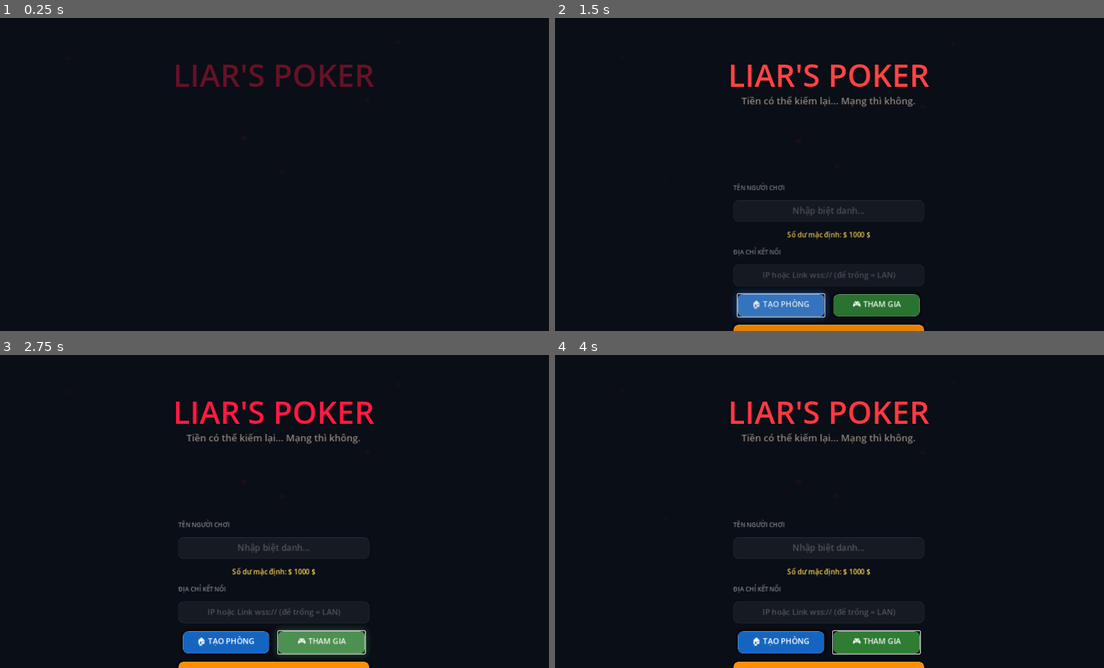
Above: before the commit, frames 1-4 (two rows, left to right).
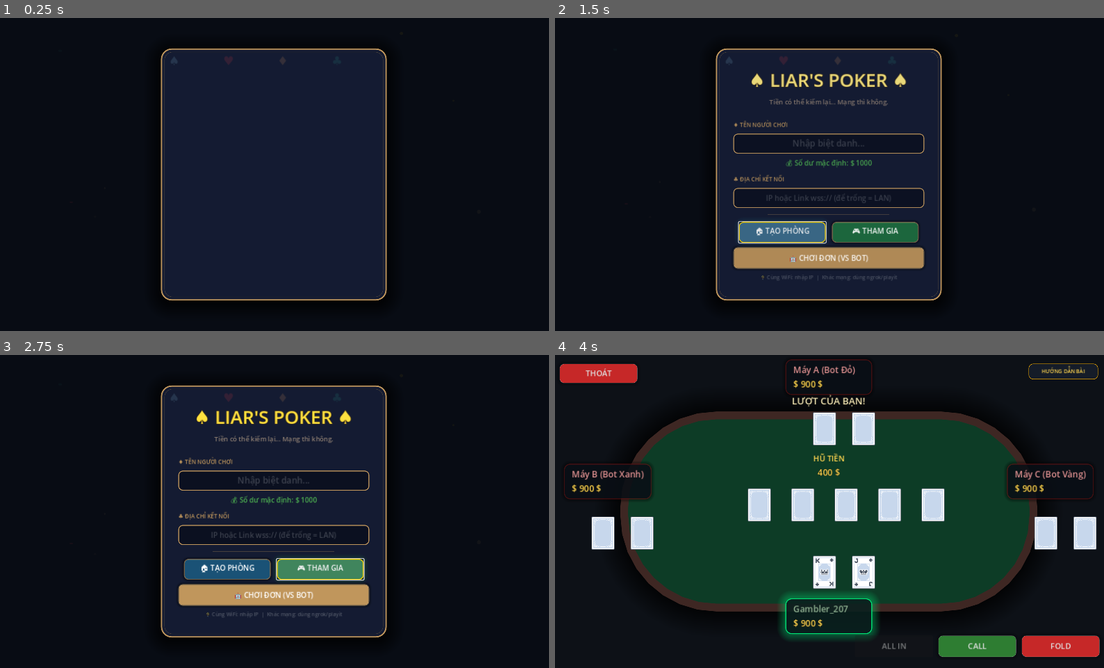
Above: after the commit, the same moments.

Repository: tquoc00/PokerGame
Game: Godot game, scene res://scenes/main/Menu.tscn
Same seed, same stepped clock (60 frames per second), same inputs: the game is played once before the commit and once after it.
Inputs (mouse positions are in pixels of both pictures, inside the frame that each line leads up to):
- Up to frame 1 (0.25 s): no input
- Up to frame 2 (1.5 s): move the mouse to (950, 158) at 0.52 s; click "🏠 TẠO PHÒNG" at 1.25 s
- Up to frame 3 (2.75 s): click "🎮 THAM GIA" at 2 s
- Up to frame 4 (4 s): click (829, 596) at 2.75 s, where only the run after the commit has a clickable "🤖 CHƠI ĐƠN (VS BOT)"; click (609, 602) at 3.5 s, where only the run after the commit has a clickable "CHIA BÀI"

The runs differ from the first frame. In frame 1, 33% of the frame differs, in the area x 29-71%, y 9-91%; in frame 2, 28%; in frame 3, 28%; in frame 4, 52%, in the area x 0-100%, y 1-100%.

Commit message:
Redesign Main Menu with premium casino card panel, gold borders, suit decorations, and color-coded money display

Diff:
--- a/scripts/ui/MainMenu.gd
+++ b/scripts/ui/MainMenu.gd
@@ -17,147 +17,195 @@
 # MENU KHỞI TẠO
 # ============================================================
 func _ready():
-	# Xóa UI cũ (giữ lại background nếu có)
 	for c in get_children():
 		c.queue_free()
 
-	# === BACKGROUND GRADIENT PREMIUM ===
+	# === BACKGROUND ===
 	var bg = ColorRect.new()
-	bg.color = Color("#0a0e17")
+	bg.color = Color("#080c14")
 	bg.set_anchors_preset(Control.PRESET_FULL_RECT)
 	add_child(bg)
 
-	# === Animated particle-like decorations ===
+	# === Vignette overlay ===
 	_create_ambient_particles()
 
-	# === TITLE ===
+	# === MAIN CARD PANEL (trung tâm, phong cách bảng gỗ casino) ===
+	var card_panel = Panel.new()
+	var cp_style = StyleBoxFlat.new()
+	cp_style.bg_color = Color(0.08, 0.11, 0.20, 0.97)
+	cp_style.set_border_width_all(3)
+	cp_style.border_color = Color("#c0965c")
+	cp_style.set_corner_radius_all(24)
+	cp_style.shadow_size = 40
+	cp_style.shadow_color = Color(0, 0, 0, 0.7)
+	cp_style.shadow_offset = Vector2(0, 6)
+	card_panel.add_theme_stylebox_override("panel", cp_style)
+	card_panel.custom_minimum_size = Vector2(520, 580)
+
+	var card_center = CenterContainer.new()
+	card_center.set_anchors_preset(Control.PRESET_FULL_RECT)
+	card_center.mouse_filter = Control.MOUSE_FILTER_IGNORE
+	add_child(card_center)
+	card_center.add_child(card_panel)
+
+	# === Viền vàng trang trí bên trong panel ===
+	var inner_border = Panel.new()
+	var ib_style = StyleBoxFlat.new()
+	ib_style.bg_color = Color(0, 0, 0, 0)
+	ib_style.set_border_width_all(1)
+	ib_style.border_color = Color(0.75, 0.60, 0.35, 0.35)
+	ib_style.set_corner_radius_all(18)
+	inner_border.add_theme_stylebox_override("panel", ib_style)
+	inner_border.set_anchors_preset(Control.PRESET_FULL_RECT)
+	inner_border.offset_left = 8; inner_border.offset_right = -8
+	inner_border.offset_top = 8; inner_border.offset_bottom = -8
+	inner_border.mouse_filter = Control.MOUSE_FILTER_IGNORE
+	card_panel.add_child(inner_border)
+
+	# === Suit decorations (♠ ♥ ♦ ♣) ===
+	var suits = ["♠", "♥", "♦", "♣"]
+	var suit_colors = [Color("#8ecae6"), Color("#e63946"), Color("#f4a261"), Color("#2a9d8f")]
+	for i in 4:
+		var s_lbl = Label.new()
+		s_lbl.text = suits[i]
+		s_lbl.add_theme_font_size_override("font_size", 28)
+		s_lbl.add_theme_color_override("font_color", Color(suit_colors[i], 0.15))
+		s_lbl.mouse_filter = Control.MOUSE_FILTER_IGNORE
+		card_panel.add_child(s_lbl)
+		s_lbl.position = Vector2(18 + i * 125, 12)
+
+	# === Content margin inside card panel ===
+	var margin = MarginContainer.new()
+	margin.set_anchors_preset(Control.PRESET_FULL_RECT)
+	margin.add_theme_constant_override("margin_left", 40)
+	margin.add_theme_constant_override("margin_right", 40)
+	margin.add_theme_constant_override("margin_top", 30)
+	margin.add_theme_constant_override("margin_bottom", 30)
+	card_panel.add_child(margin)
+
+	center_container = VBoxContainer.new()
+	center_container.add_theme_constant_override("separation", 10)
+	center_container.alignment = BoxContainer.ALIGNMENT_CENTER
+	center_container.modulate.a = 0.0
+	margin.add_child(center_container)
+
+	# === TITLE inside panel ===
 	title_label = Label.new()
-	title_label.text = "LIAR'S POKER"
-	title_label.set_anchors_preset(Control.PRESET_TOP_WIDE)
-	title_label.offset_top = 80
-	title_label.offset_bottom = 180
+	title_label.text = "♠ LIAR'S POKER ♠"
 	title_label.horizontal_alignment = HORIZONTAL_ALIGNMENT_CENTER
-	title_label.add_theme_font_size_override("font_size", 72)
-	title_label.add_theme_color_override("font_color", Color("#ff1744"))
-	title_label.add_theme_constant_override("outline_size", 4)
-	title_label.add_theme_color_override("font_outline_color", Color(0, 0, 0, 0.9))
+	title_label.add_theme_font_size_override("font_size", 42)
+	title_label.add_theme_color_override("font_color", Color("#ffd700"))
+	title_label.add_theme_constant_override("outline_size", 3)
+	title_label.add_theme_color_override("font_outline_color", Color(0.4, 0.25, 0.0, 0.8))
 	title_label.modulate.a = 0.0
-	add_child(title_label)
+	center_container.add_child(title_label)
 
 	# === SUBTITLE ===
 	subtitle_label = Label.new()
 	subtitle_label.text = "Tiền có thể kiếm lại... Mạng thì không."
-	subtitle_label.set_anchors_preset(Control.PRESET_TOP_WIDE)
-	subtitle_label.offset_top = 175
-	subtitle_label.offset_bottom = 220
 	subtitle_label.horizontal_alignment = HORIZONTAL_ALIGNMENT_CENTER
-	subtitle_label.add_theme_font_size_override("font_size", 22)
-	subtitle_label.add_theme_color_override("font_color", Color(0.7, 0.65, 0.6, 0.8))
-	subtitle_label.add_theme_constant_override("outline_size", 2)
-	subtitle_label.add_theme_color_override("font_outline_color", Color(0, 0, 0, 0.6))
+	subtitle_label.add_theme_font_size_override("font_size", 15)
+	subtitle_label.add_theme_color_override("font_color", Color(0.75, 0.65, 0.55, 0.7))
 	subtitle_label.modulate.a = 0.0
-	add_child(subtitle_label)
+	center_container.add_child(subtitle_label)
+
+	# Separator
+	var sep1 = _make_gold_separator()
+	center_container.add_child(sep1)
 
 	# === INPUT STYLES ===
 	var input_normal = StyleBoxFlat.new()
-	input_normal.bg_color = Color(1, 1, 1, 0.05)
-	input_normal.set_border_width_all(1)
-	input_normal.border_color = Color(1, 1, 1, 0.1)
-	input_normal.set_corner_radius_all(12)
+	input_normal.bg_color = Color(0.04, 0.06, 0.12, 0.9)
+	input_normal.set_border_width_all(2)
+	input_normal.border_color = Color("#c0965c")
+	input_normal.set_corner_radius_all(10)
 	input_normal.content_margin_left = 20; input_normal.content_margin_right = 20
 	input_normal.content_margin_top = 8; input_normal.content_margin_bottom = 8
 
 	var input_focus = input_normal.duplicate()
-	input_focus.bg_color = Color(1, 1, 1, 0.08)
-	input_focus.border_color = Color("#ff1744")
-	input_focus.shadow_size = 12
-	input_focus.shadow_color = Color(1.0, 0.09, 0.27, 0.2)
-
-	# === CENTER FORM ===
-	center_container = VBoxContainer.new()
-	center_container.set_anchors_preset(Control.PRESET_CENTER)
-	center_container.offset_left = -220
-	center_container.offset_right = 220
-	center_container.offset_top = 20
-	center_container.offset_bottom = 310
-	center_container.add_theme_constant_override("separation", 18)
-	center_container.modulate.a = 0.0
-	add_child(center_container)
-
-	# Tên người chơi
+	input_focus.bg_color = Color(0.06, 0.09, 0.18, 0.95)
+	input_focus.border_color = Color("#ffd700")
+	input_focus.shadow_size = 8
+	input_focus.shadow_color = Color(1.0, 0.84, 0.0, 0.15)
+
+	# === Tên người chơi ===
 	var name_label = Label.new()
-	name_label.text = "TÊN NGƯỜI CHƠI"
-	name_label.add_theme_font_size_override("font_size", 14)
-	name_label.add_theme_color_override("font_color", Color(1, 1, 1, 0.5))
+	name_label.text = "♦ TÊN NGƯỜI CHƠI"
+	name_label.add_theme_font_size_override("font_size", 13)
+	name_label.add_theme_color_override("font_color", Color("#c0965c"))
 	center_container.add_child(name_label)
 
 	username_input = LineEdit.new()
 	username_input.placeholder_text = "Nhập biệt danh..."
 	username_input.add_theme_font_size_override("font_size", 20)
 	username_input.alignment = HORIZONTAL_ALIGNMENT_CENTER
-	username_input.custom_minimum_size.y = 50
+	username_input.custom_minimum_size.y = 46
 	username_input.add_theme_stylebox_override("normal", input_normal)
 	username_input.add_theme_stylebox_override("focus", input_focus)
-	username_input.add_theme_color_override("font_placeholder_color", Color(1, 1, 1, 0.25))
+	username_input.add_theme_color_override("font_placeholder_color", Color(1, 1, 1, 0.2))
+	username_input.add_theme_color_override("font_color", Color.WHITE)
 	center_container.add_child(username_input)
 
-	# Nhãn hiển thị số dư lấp lánh sang trọng ngay trên Menu chính
+	# === Số dư tài khoản ===
 	money_display_label = Label.new()
-	money_display_label.text = "Số dư mặc định: $ 1000 $"
+	money_display_label.text = "💰 Số dư: $ 1000"
 	money_display_label.horizontal_alignment = HORIZONTAL_ALIGNMENT_CENTER
 	money_display_label.add_theme_font_size_override("font_size", 16)
-	money_display_label.add_theme_color_override("font_color", Color("#ffd54f"))
+	money_display_label.add_theme_color_override("font_color", Color("#4caf50"))
 	center_container.add_child(money_display_label)
 
 	username_input.text_changed.connect(_on_username_changed)
 
-	# Địa chỉ kết nối
+	# === Địa chỉ kết nối ===
 	var ip_label = Label.new()
-	ip_label.text = "ĐỊA CHỈ KẾT NỐI"
-	ip_label.add_theme_font_size_override("font_size", 14)
-	ip_label.add_theme_color_override("font_color", Color(1, 1, 1, 0.5))
+	ip_label.text = "♣ ĐỊA CHỈ KẾT NỐI"
+	ip_label.add_theme_font_size_override("font_size", 13)
+	ip_label.add_theme_color_override("font_color", Color("#c0965c"))
 	center_container.add_child(ip_label)
 
 	ip_input = LineEdit.new()
 	ip_input.placeholder_text = "IP hoặc Link wss:// (để trống = LAN)"
-	ip_input.add_theme_font_size_override("font_size", 18)
+	ip_input.add_theme_font_size_override("font_size", 17)
 	ip_input.alignment = HORIZONTAL_ALIGNMENT_CENTER
-	ip_input.custom_minimum_size.y = 50
+	ip_input.custom_minimum_size.y = 46
 	ip_input.add_theme_stylebox_override("normal", input_normal)
 	ip_input.add_theme_stylebox_override("focus", input_focus)
-	ip_input.add_theme_color_override("font_placeholder_color", Color(1, 1, 1, 0.25))
+	ip_input.add_theme_color_override("font_placeholder_color", Color(1, 1, 1, 0.2))
+	ip_input.add_theme_color_override("font_color", Color.WHITE)
 	center_container.add_child(ip_input)
 
-	# Nút bấm
+	# Separator
+	var sep2 = _make_gold_separator()
+	center_container.add_child(sep2)
+
+	# === Buttons ===
 	var hbox = HBoxContainer.new()
-	hbox.add_theme_constant_override("separation", 20)
+	hbox.add_theme_constant_override("separation", 14)
 	hbox.alignment = BoxContainer.ALIGNMENT_CENTER
 	center_container.add_child(hbox)
 
-	var btn_host = _create_premium_btn("🏠 TẠO PHÒNG", Color("#1565c0"), Color("#0d47a1"))
+	var btn_host = _create_premium_btn("🏠 TẠO PHÒNG", Color("#1a5276"), Color("#0e3d5c"))
 	btn_host.pressed.connect(_on_host)
-
 	if OS.has_feature("web"):
 		btn_host.disabled = true
 		btn_host.tooltip_text = "Web không thể Host. Hãy dùng bản PC."
 		ip_input.placeholder_text = "Nhập link wss:// từ Host..."
-
 	hbox.add_child(btn_host)
 
-	var btn_join = _create_premium_btn("🎮 THAM GIA", Color("#2e7d32"), Color("#1b5e20"))
+	var btn_join = _create_premium_btn("🎮 THAM GIA", Color("#1e6f40"), Color("#145c32"))
 	btn_join.pressed.connect(_on_join)
 	hbox.add_child(btn_join)
 
-	var btn_single = _create_premium_btn("🤖 CHƠI ĐƠN (VS BOTS)", Color("#ff8f00"), Color("#e65100"))
-	btn_single.custom_minimum_size.y = 52
+	var btn_single = _create_premium_btn("🤖 CHƠI ĐƠN (VS BOT)", Color("#c0965c"), Color("#a07a44"))
+	btn_single.custom_minimum_size.y = 50
 	btn_single.pressed.connect(_on_single_player)
 	center_container.add_child(btn_single)
 
 	# Hướng dẫn kết nối
 	var help_label = Label.new()
 	help_label.text = "💡 Cùng WiFi: nhập IP  |  Khác mạng: dùng ngrok/playit"
-	help_label.add_theme_font_size_override("font_size", 13)
-	help_label.add_theme_color_override("font_color", Color(1, 1, 1, 0.3))
+	help_label.add_theme_font_size_override("font_size", 12)
+	help_label.add_theme_color_override("font_color", Color(1, 1, 1, 0.25))
 	help_label.horizontal_alignment = HORIZONTAL_ALIGNMENT_CENTER
 	center_container.add_child(help_label)
 
@@ -189,6 +237,15 @@
 				print("PLAYER JOINED! STARTING GAME...")
 				_on_start_game()
 		)
+
+func _make_gold_separator() -> Control:
+	var sep_container = CenterContainer.new()
+	sep_container.custom_minimum_size.y = 12
+	var sep_line = ColorRect.new()
+	sep_line.custom_minimum_size = Vector2(280, 1)
+	sep_line.color = Color("#c0965c", 0.3)
+	sep_container.add_child(sep_line)
+	return sep_container
 
 # ============================================================
 # LOBBY PANEL
@@ -293,27 +350,27 @@
 
 func _start_title_pulse():
 	var tw = create_tween().set_loops()
-	tw.tween_property(title_label, "theme_override_colors/font_color", Color("#ff4444"), 1.5).set_trans(Tween.TRANS_SINE)
-	tw.tween_property(title_label, "theme_override_colors/font_color", Color("#ff1744"), 1.5).set_trans(Tween.TRANS_SINE)
+	tw.tween_property(title_label, "theme_override_colors/font_color", Color("#ffed8a"), 1.8).set_trans(Tween.TRANS_SINE)
+	tw.tween_property(title_label, "theme_override_colors/font_color", Color("#ffd700"), 1.8).set_trans(Tween.TRANS_SINE)
 
 func _create_ambient_particles():
-	# Tạo các chấm sáng nhỏ floating xung quanh
-	for i in range(8):
+	# Tạo các chấm sáng vàng/đỏ floating xung quanh phong cách casino
+	var colors = [Color("#c0965c"), Color("#ffd700"), Color("#e63946"), Color("#2a9d8f")]
+	for i in range(12):
 		var dot = Panel.new()
 		var s = StyleBoxFlat.new()
 		s.set_corner_radius_all(20)
-		s.bg_color = Color(1.0, 0.09, 0.27, randf_range(0.03, 0.08))
+		s.bg_color = Color(colors[i % 4], randf_range(0.03, 0.07))
 		dot.add_theme_stylebox_override("panel", s)
-		dot.size = Vector2(randf_range(4, 12), randf_range(4, 12))
-		dot.position = Vector2(randf_range(50, 1230), randf_range(50, 670))
+		dot.size = Vector2(randf_range(3, 10), randf_range(3, 10))
+		dot.position = Vector2(randf_range(30, 1250), randf_range(30, 690))
 		dot.mouse_filter = Control.MOUSE_FILTER_IGNORE
 		add_child(dot)
 
-		# Float animation
 		var tw = create_tween().set_loops()
-		var target_y = dot.position.y + randf_range(-40, 40)
-		tw.tween_property(dot, "position:y", target_y, randf_range(2.0, 4.0)).set_trans(Tween.TRANS_SINE)
-		tw.tween_property(dot, "position:y", dot.position.y, randf_range(2.0, 4.0)).set_trans(Tween.TRANS_SINE)
+		var target_y = dot.position.y + randf_range(-50, 50)
+		tw.tween_property(dot, "position:y", target_y, randf_range(2.5, 5.0)).set_trans(Tween.TRANS_SINE)
+		tw.tween_property(dot, "position:y", dot.position.y, randf_range(2.5, 5.0)).set_trans(Tween.TRANS_SINE)
 
 # ============================================================
 # BUTTON FACTORY
@@ -322,28 +379,27 @@
 	if dark_color == Color(): dark_color = color.darkened(0.2)
 	var btn = Button.new()
 	btn.text = text
-	btn.custom_minimum_size = Vector2(200, 52)
+	btn.custom_minimum_size = Vector2(200, 48)
 
 	var s = StyleBoxFlat.new()
 	s.bg_color = color
-	s.set_border_width_all(1)
-	s.border_color = Color(1, 1, 1, 0.15)
-	s.set_corner_radius_all(12)
-	s.shadow_size = 8; s.shadow_color = Color(0, 0, 0, 0.4)
+	s.set_border_width_all(2)
+	s.border_color = Color(0.85, 0.70, 0.45, 0.5)
+	s.set_corner_radius_all(10)
+	s.shadow_size = 6; s.shadow_color = Color(0, 0, 0, 0.4)
 	s.content_margin_left = 16; s.content_margin_right = 16
 
 	var h = s.duplicate()
 	h.bg_color = color.lightened(0.15)
-	h.border_color = Color(1, 1, 1, 0.3)
-	h.shadow_size = 16; h.shadow_color = color
-	h.shadow_color.a = 0.3
+	h.border_color = Color("#ffd700")
+	h.shadow_size = 12; h.shadow_color = Color(color, 0.3)
 
 	var p = s.duplicate()
 	p.bg_color = dark_color
-	p.shadow_size = 4
+	p.shadow_size = 2
 
 	var d = s.duplicate()
-	d.bg_color = Color(0.3, 0.3, 0.3, 0.5)
+	d.bg_color = Color(0.2, 0.2, 0.2, 0.5)
 	d.border_color = Color(1, 1, 1, 0.05)
 	d.shadow_size = 0
 
@@ -351,7 +407,7 @@
 	btn.add_theme_stylebox_override("hover", h)
 	btn.add_theme_stylebox_override("pressed", p)
 	btn.add_theme_stylebox_override("disabled", d)
-	btn.add_theme_font_size_override("font_size", 18)
+	btn.add_theme_font_size_override("font_size", 17)
 	btn.add_theme_color_override("font_color", Color.WHITE)
 	return btn
 
@@ -361,7 +417,6 @@
 func _on_connection_error():
 	status_label.text = "❌ LỖI KẾT NỐI! Kiểm tra lại IP/Link."
 	status_label.add_theme_color_override("font_color", Color("#ff5252"))
-	# Hiệu ứng rung
 	var tw = create_tween()
 	tw.tween_property(lobby_panel, "position:x", lobby_panel.position.x + 10, 0.05)
 	tw.tween_property(lobby_panel, "position:x", lobby_panel.position.x - 10, 0.05)
@@ -378,10 +433,17 @@
 func _update_money_display(name_str: String):
 	var target_name = name_str.strip_edges()
 	if target_name == "":
-		money_display_label.text = "Số dư mặc định: $ 1000 $"
+		money_display_label.text = "💰 Số dư mặc định: $ 1000"
+		money_display_label.add_theme_color_override("font_color", Color("#4caf50"))
 	else:
 		var money = NetworkManager.load_player_money(target_name)
-		money_display_label.text = "Số dư tài khoản [" + target_name + "]: $ " + str(money) + " $"
+		money_display_label.text = "💰 Số dư [" + target_name + "]: $ " + str(money)
+		if money >= 1000:
+			money_display_label.add_theme_color_override("font_color", Color("#4caf50"))
+		elif money > 0:
+			money_display_label.add_theme_color_override("font_color", Color("#ffd54f"))
+		else:
+			money_display_label.add_theme_color_override("font_color", Color("#ff5252"))
 
 func _get_name():
 	var n = username_input.text.strip_edges()
